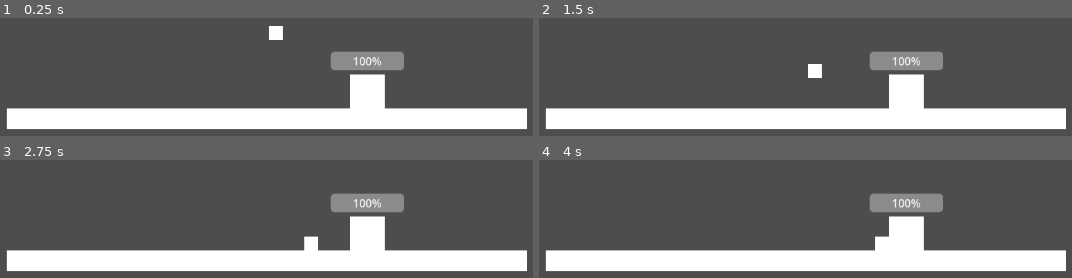
Above: before the commit, frames 1-4 (two rows, left to right).
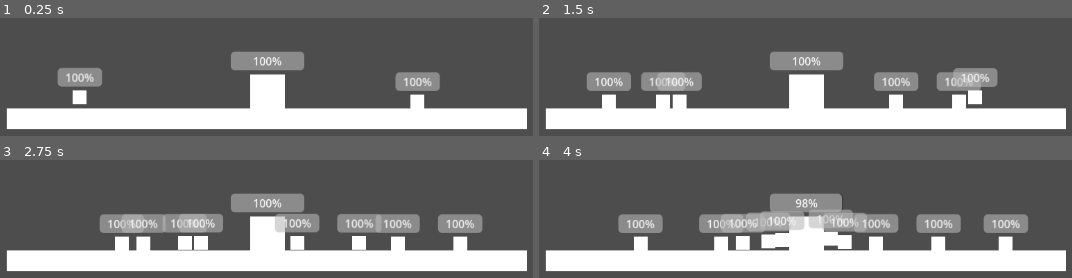
Above: after the commit, the same moments.

Repository: LeonardoSeijiNakayama/DACC_Station2-G1
Game: Godot game, scene res://enemies/enemy_test_world.tscn
Same seed, same stepped clock (60 frames per second), same inputs: the game is played once before the commit and once after it. The project has no main scene, so this scene is started directly.
Inputs:
- Up to frame 1 (0.25 s): no input
- Up to frame 2 (1.5 s): no input
- Up to frame 3 (2.75 s): no input
- Up to frame 4 (4 s): no input

The runs differ from the first frame. In frame 1, 12% of the frame differs, in the area x 10-83%, y 6-78%; in frame 2, 15%; in frame 3, 18%; in frame 4, 20%, in the area x 14-92%, y 28-78%.

Commit message:
Adicionei o sistema de spawn de inimigos

Diff:
--- a/enemies/EnemyAttack.gd
+++ b/enemies/EnemyAttack.gd
@@ -44,5 +44,5 @@
 func attack()->void:
 	var base_health:BaseHealth = base_ref.get_node("Health")
 	if base_health:
-		base_health.take_damage(50.0)
+		base_health.take_damage(2.0)
 	pass
--- a/enemies/EnemyMovement.gd
+++ b/enemies/EnemyMovement.gd
@@ -2,6 +2,8 @@
 class_name EnemyMovement
 
 @onready var _enemy:CharacterBody2D = $".."
+@onready var _world:Node2D = _enemy.get_parent()
+@onready var _attack_area:Area2D = $"../AttackArea"
 
 var base:StaticBody2D = null
 
@@ -9,18 +11,24 @@
 const SPEED = 70.0
 
 func _ready() -> void:
-	base = _enemy.get_parent().get_node("Base")
+	base = _world.get_node("Base")
 	pass
 
 
 func _process(delta: float) -> void:
+	var direction
 	if not _enemy.is_on_floor():
 		_enemy.velocity.y -= GRAVITY*delta
 	else:
 		_enemy.velocity.y = 0.0
 		if base:
-			var direction = _enemy.global_position.direction_to(base.global_position)
+			direction = _enemy.global_position.direction_to(base.global_position)
 			_enemy.velocity = direction*SPEED
 
+	_enemy.move_and_slide()
 
-	_enemy.move_and_slide()
+	if direction:
+		if direction.x < 0:
+			_attack_area.position.x = -31.0
+		elif direction.x > 0:
+			_attack_area.position.x = 0.0
--- /dev/null
+++ b/enemies/SpawnEnemies.gd
@@ -0,0 +1,51 @@
+extends Node
+
+@onready var _enemy_scene = preload("res://enemies/enemy.tscn")
+@onready var _collision_shape = $"../CollisionShape2D"
+@onready var _spawn_area = $".."
+@onready var _world = _spawn_area.get_parent()
+@onready var _base = _world.get_node("Base")
+@export var quantity = 5
+
+var enemies:Array
+var horde = 1
+const spawn_delay = 0.7
+var spawn_cd = 0.0
+var can_spawn = true
+
+func _ready() -> void:
+	pass
+
+
+func _process(delta: float) -> void:
+	if spawn_cd > 0.0:
+		spawn_cd -= delta
+		return
+
+	if enemies.is_empty():
+		can_spawn = true
+
+	if enemies.size() == quantity:
+		can_spawn = false
+
+	if can_spawn and _base:
+		spawn_enemy()
+		spawn_cd = spawn_delay
+
+
+
+
+func spawn_enemy():
+	var enemy:CharacterBody2D = _enemy_scene.instantiate()
+	enemies.append(enemy)
+
+	_world.add_child(enemy)
+	enemy.global_position = get_random_point_in_area()
+
+
+func get_random_point_in_area()->Vector2:
+	var rect:Rect2 = _collision_shape.shape.get_rect()
+	var x = randf_range(rect.position.x, rect.position.x + rect.size.x)
+	var y = randf_range(rect.position.y, rect.position.y + rect.size.y)
+
+	return _spawn_area.to_global(Vector2(x, y))
--- a/enemies/enemy.tscn
+++ b/enemies/enemy.tscn
@@ -33,11 +33,10 @@
 mesh = SubResource("BoxMesh_fw1ev")
 
 [node name="HealthBar" type="ProgressBar" parent="." unique_id=2100439985]
-visible = false
-offset_left = -62.0
-offset_top = -40.0
-offset_right = 62.0
-offset_bottom = -13.0
+offset_left = -32.0
+offset_top = -42.0
+offset_right = 32.0
+offset_bottom = -15.0
 
 [node name="AttackArea" type="Area2D" parent="." unique_id=1959887696]
 
--- a/enemies/enemy_test_world.tscn
+++ b/enemies/enemy_test_world.tscn
@@ -1,16 +1,13 @@
 [gd_scene format=3 uid="uid://3bhpfk4dlfol"]
 
 [ext_resource type="PackedScene" uid="uid://cis4ucyi6nlme" path="res://enemies/ground.tscn" id="1_vergw"]
-[ext_resource type="PackedScene" uid="uid://b7c7cmye6aa6n" path="res://enemies/enemy.tscn" id="2_c2c7p"]
 [ext_resource type="PackedScene" uid="uid://gjqqg7du5gjf" path="res://enemies/base_test.tscn" id="3_cw4r5"]
+[ext_resource type="PackedScene" uid="uid://o0qiygv22si4" path="res://enemies/spawn_area.tscn" id="3_ovyau"]
 
 [node name="EnemyTestWorld" type="Node2D" unique_id=1633374563]
 
 [node name="StaticBody2D" parent="." unique_id=558945616 instance=ExtResource("1_vergw")]
 position = Vector2(601, 616)
-
-[node name="CharacterBody2D" parent="." unique_id=1836912193 instance=ExtResource("2_c2c7p")]
-position = Vector2(614, 490)
 
 [node name="Camera2D" type="Camera2D" parent="." unique_id=1803196305]
 position = Vector2(583, 329)
@@ -20,4 +17,10 @@
 limit_bottom = 648
 
 [node name="Base" parent="." unique_id=1106712333 instance=ExtResource("3_cw4r5")]
-position = Vector2(746, 577)
+position = Vector2(602, 577)
+
+[node name="SpawnArea" parent="." unique_id=283799282 instance=ExtResource("3_ovyau")]
+position = Vector2(873, 588)
+
+[node name="SpawnArea2" parent="." unique_id=612631048 instance=ExtResource("3_ovyau")]
+position = Vector2(352, 589)
--- a/enemies/spawn_area.tscn
+++ b/enemies/spawn_area.tscn
@@ -1,9 +1,14 @@
 [gd_scene format=3 uid="uid://o0qiygv22si4"]
+
+[ext_resource type="Script" uid="uid://bcydr71mfewob" path="res://enemies/SpawnEnemies.gd" id="1_tt2dt"]
 
 [sub_resource type="RectangleShape2D" id="RectangleShape2D_3wmkr"]
 size = Vector2(200, 20)
 
 [node name="SpawnArea" type="Area2D" unique_id=283799282]
 
+[node name="SpawnEnemies" type="Node" parent="." unique_id=288021336]
+script = ExtResource("1_tt2dt")
+
 [node name="CollisionShape2D" type="CollisionShape2D" parent="." unique_id=2045542664]
 shape = SubResource("RectangleShape2D_3wmkr")
Not shown, added: enemies/SpawnEnemies.gd.uid
